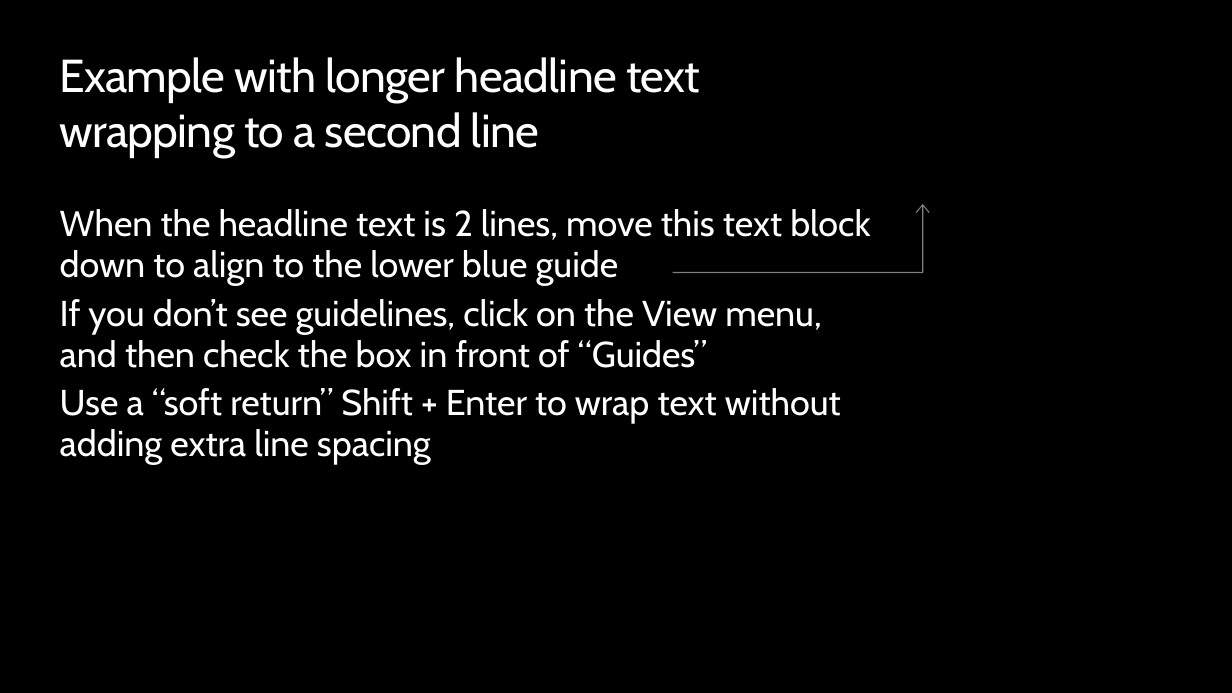
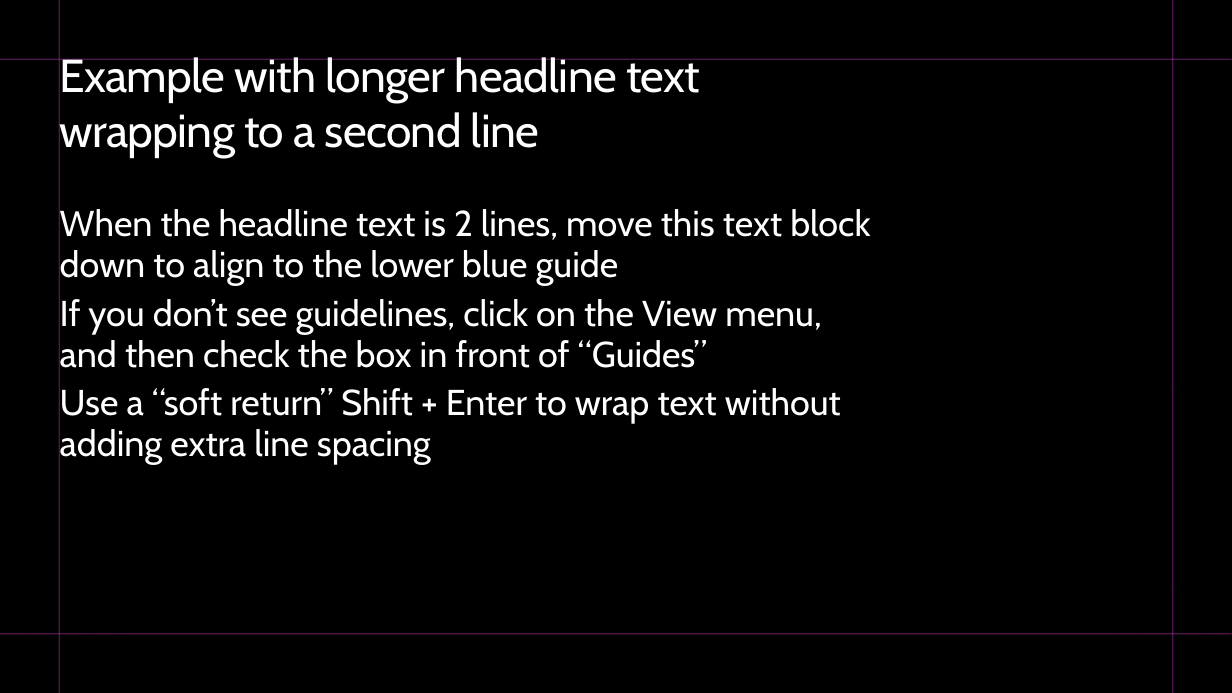
Before and after one commit to mmsalmanfaris/MLSA-Event-Documents, a slide deck: slide 25 of Cloud Computing (Azure) & Developer Tools/Main Slide.pptx. Drawn at 1232x693 pixels with LibreOffice and Linux fonts; fonts in the diff are those of the drawing; background and template pictures are left out. Boxes give left, top, right and bottom in pixels: in the first picture for what was removed or moved away, otherwise in the second. Text is boxed around its words. In the diff, an @@ line names an element or a change of style, - is before the commit and + after.

```diff
--- a/Cloud Computing (Azure) & Developer Tools/Main Slide.pptx
+++ b/Cloud Computing (Azure) & Developer Tools/Main Slide.pptx
@@ title "Example with longer headline text ..." rewrapped from [59, 57, 700, 158] to [59, 53, 700, 158] @@
@@ freeform shape at [673, 204, 923, 273]: outline #FFFFFF 1 pt to #000000 1 pt @@
@@ group added at [0, 0, 1232, 693]: 30 lines @@
```
Also in this commit, not shown: 30 other slides changed, 4 slides added, 4 slides removed, 2 other files.
